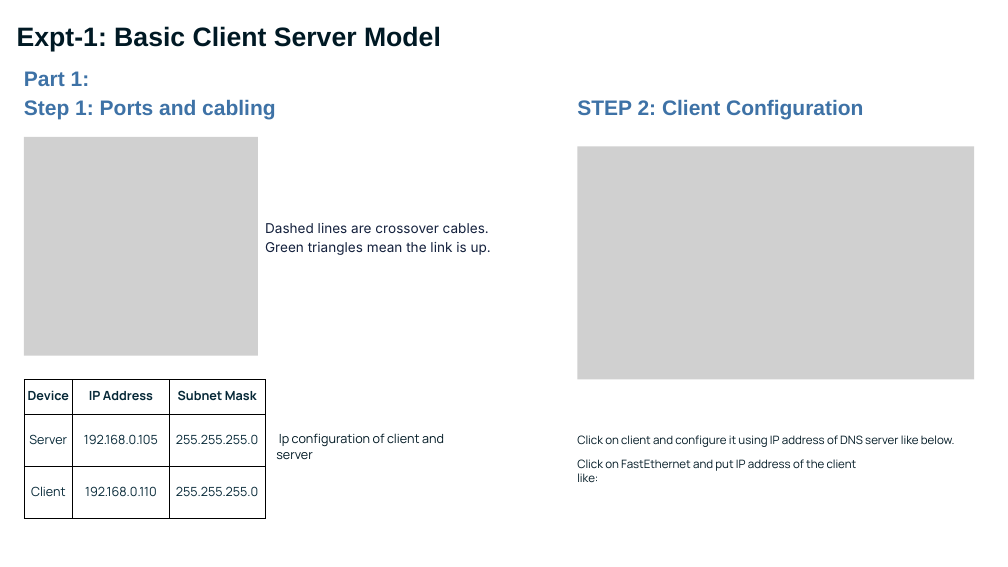
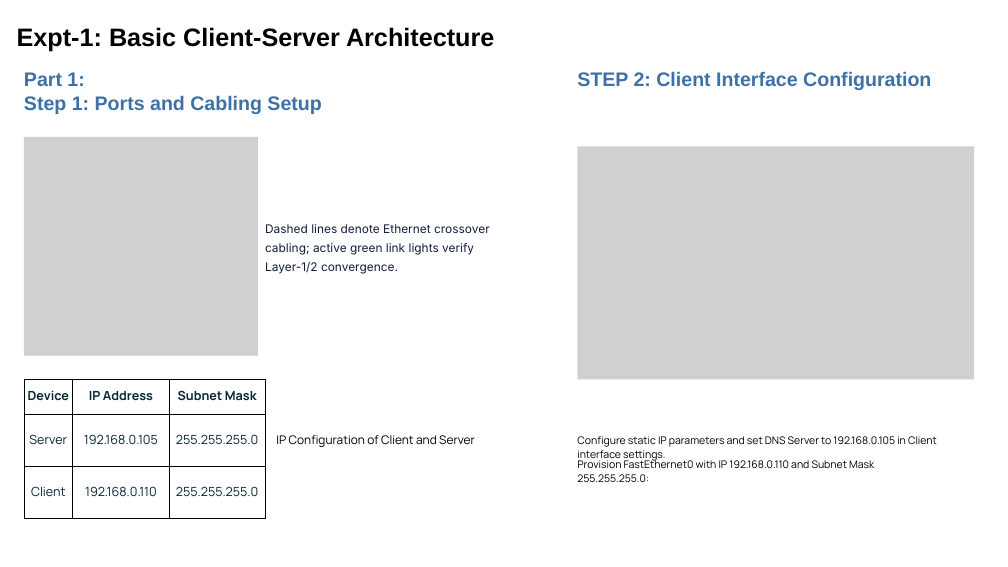
Before and after one commit to MDTHA-X/CN_presentation, a slide deck: slide 7 of CN.pptx. Drawn at 1008x567 pixels with LibreOffice and Linux fonts; fonts in the diff are those of the drawing; grey boxes stand for pictures; background and template pictures are left out. Boxes give left, top, right and bottom in pixels: in the first picture for what was removed or moved away, otherwise in the second. Text is boxed around its words. In the diff, an @@ line names an element or a change of style, - is before the commit and + after.

Commit message:
Update presentation writing style, presenter details to Md. Tanjim Hossen Ahad (Roll 340), and elevate technical descriptions

```diff
--- a/CN.pptx
+++ b/CN.pptx
@@ text at (17, 27, 494, 52): text changed; size 38 to 36 pt; text colour gradient #001924 to #050417 to #000000 @@
-Expt-1: Basic Client Server Model
+Expt-1: Basic Client-Server Architecture
@@ text at (24, 72, 84, 86): size 30 to 28 pt in "Part 1:" @@
@@ text at (577, 71, 931, 90): text changed; size 30 to 28 pt @@
-STEP 2: Client Configuration
+STEP 2: Client Interface Configuration
@@ text at (24, 95, 321, 114): text changed; size 30 to 28 pt @@
-Step 1: Ports and cabling
+Step 1: Ports and Cabling Setup
@@ text at (265, 224, 490, 274): text changed; size 19.4 to 17 pt @@
-Dashed lines are crossover cables. Green triangles mean the link is up.
+Dashed lines denote Ethernet crossover cabling; active green link lights verify Layer-1/2 convergence.
@@ text at (276, 435, 475, 447): text changed; size 18 to 17 pt; text colour gradient #001924 to #050417 to #000000 @@
-Ip configuration of client and server
+IP Configuration of Client and Server
@@ text at (577, 436, 937, 462): text changed; size 16.5 to 15 pt; text colour gradient #001924 to #050417 to #000000 @@
-Click on client and configure it using IP address of DNS server like below.
+Configure static IP parameters and set DNS Server to 192.168.0.105 in Client interface settings.
@@ text at (577, 459, 874, 482): text changed; size 16.5 to 15 pt; text colour gradient #001924 to #050417 to #000000 @@
-Click on FastEthernet and put IP address of the client like:
+Provision FastEthernet0 with IP 192.168.0.110 and Subnet Mask 255.255.255.0:
```
Also in this commit, not shown: 31 other slides changed, 1 other file.
